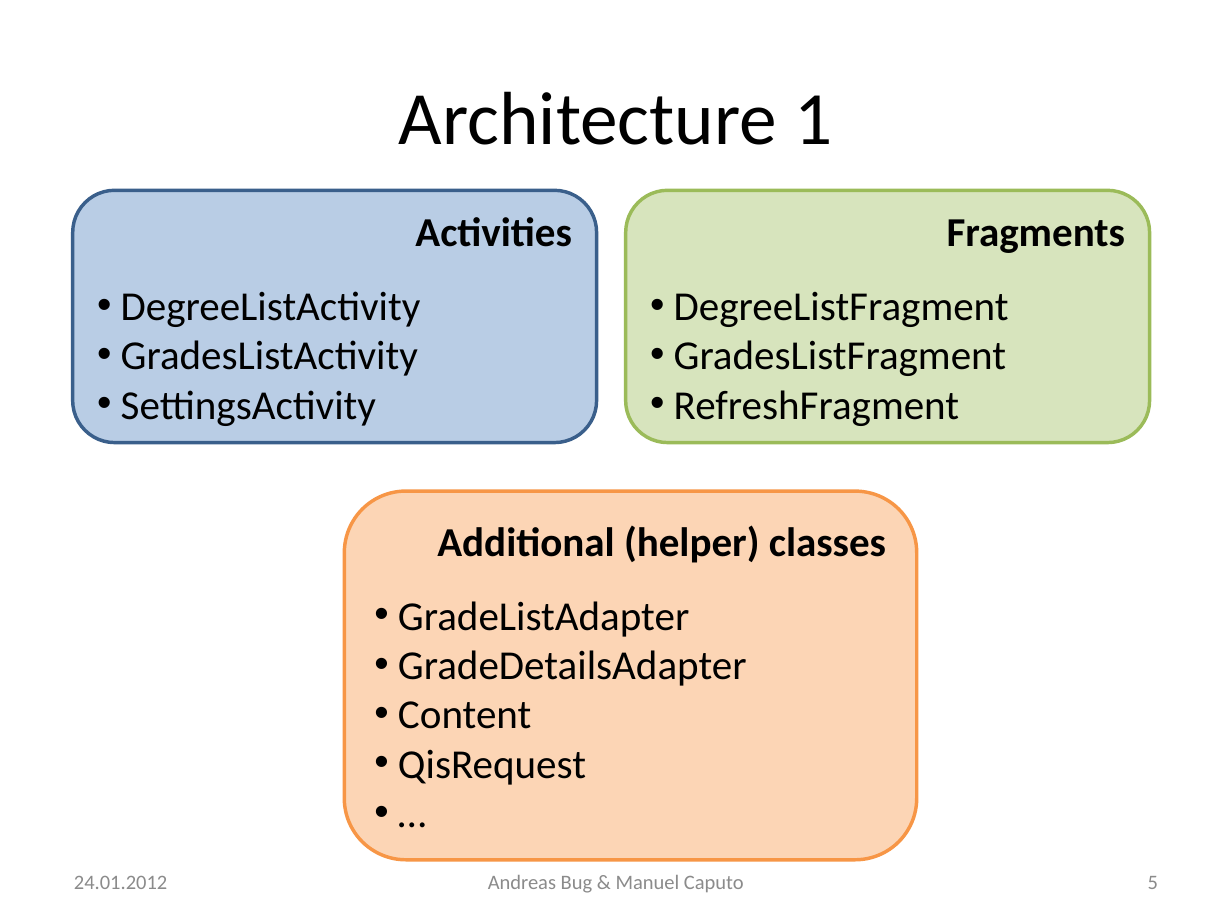
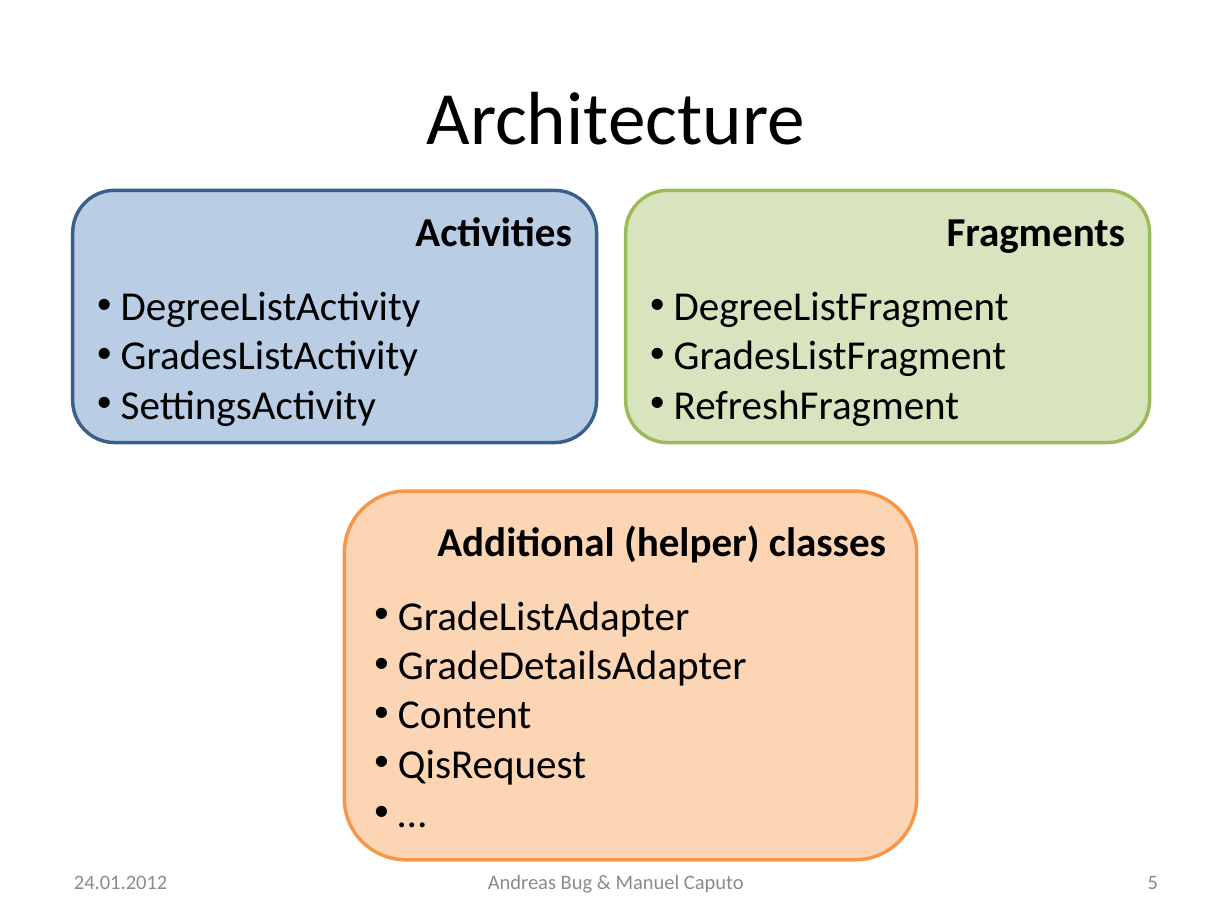
Before and after one commit to n0rf/htwg-grade-app, a slide deck: slide 5 of docs/notenapp-praesi.pptx. Drawn at 1232x924 pixels with LibreOffice and Linux fonts; fonts in the diff are those of the drawing; background and template pictures are left out. Boxes give left, top, right and bottom in pixels: in the first picture for what was removed or moved away, otherwise in the second. Text is boxed around its words. In the diff, an @@ line names an element or a change of style, - is before the commit and + after.

```diff
--- a/docs/notenapp-praesi.pptx
+++ b/docs/notenapp-praesi.pptx
@@ title at box(427, 91, 805, 145): text changed @@
-Architecture 1
+Architecture
```
Also in this commit, not shown: 2 other slides changed.
